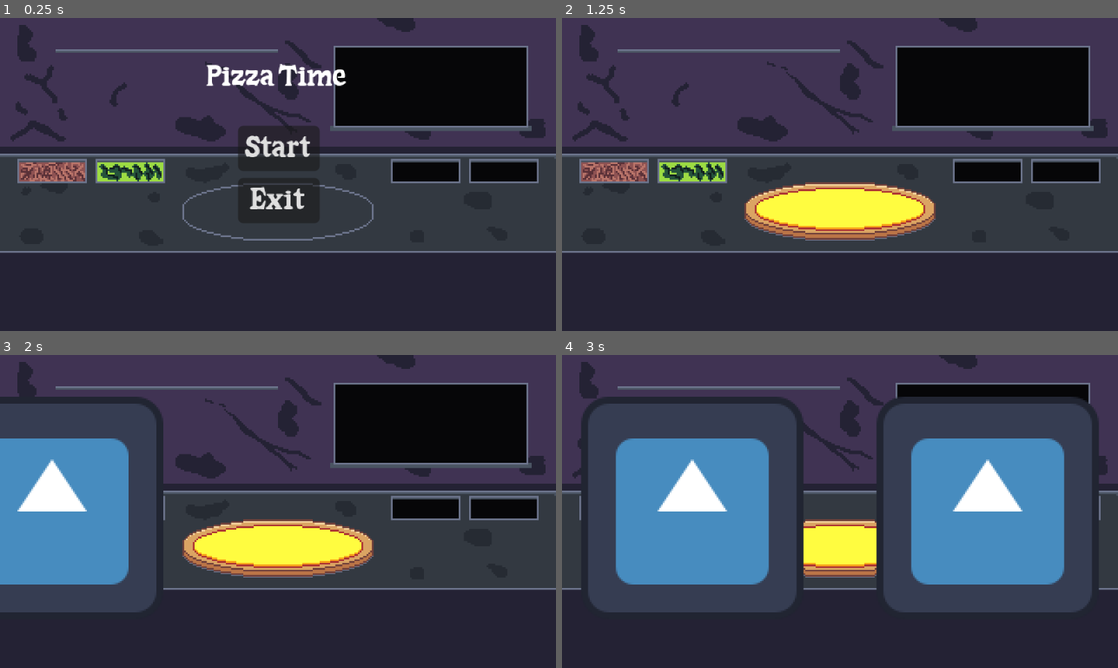
Above: before the commit, frames 1-4 (two rows, left to right).
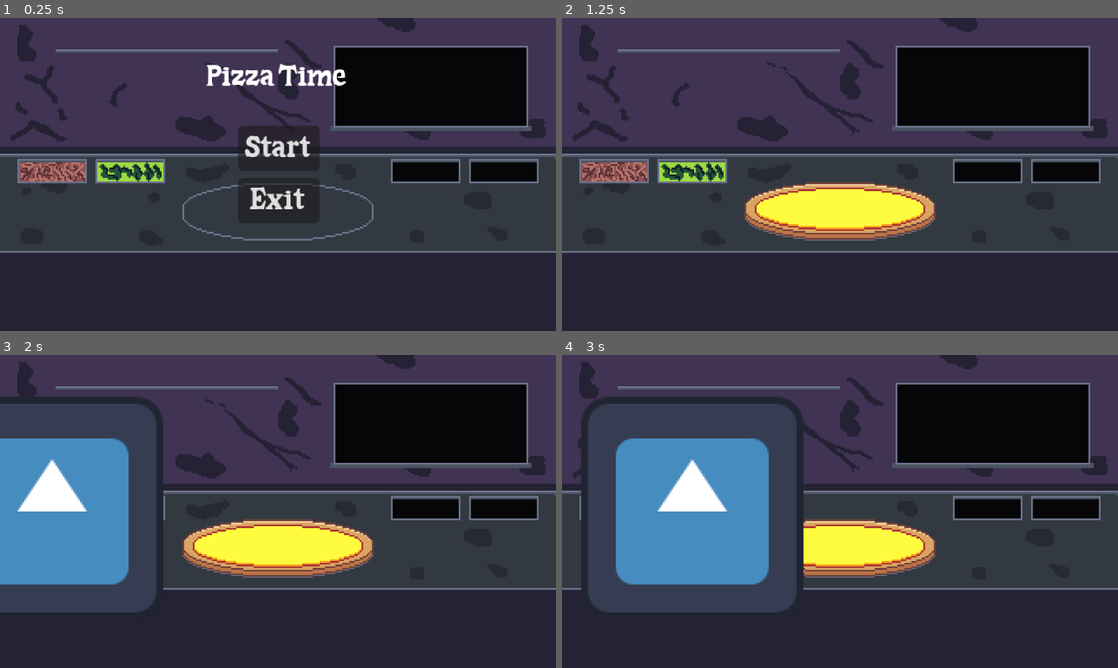
Above: after the commit, the same moments.

Repository: Icarus003/pizza_time
Game: Godot game, scene res://Scenes/main_menu.tscn
Two runs of this game, one before a commit and one after it. Both use one fixed random seed, a clock stepped at 60 frames per second and the inputs below. The engine's default icon, where the game draws it, is replaced by a stand-in: a white triangle on a blue panel in a dark square.
Inputs (mouse positions are in pixels of both pictures, inside the frame that each line leads up to):
- Up to frame 1 (0.25 s): no input
- Up to frame 2 (1.25 s): click "Start" at 0.5 s
- Up to frame 3 (2 s): tap Enter at 1.25 s; move the mouse to (50, 508) at 1.27 s; press the mouse at (50, 508) at 1.28 s
- Up to frame 4 (3 s): tap Space at 2 s; move the mouse to (689, 508) at 2.02 s; release the mouse at (689, 508) at 2.03 s; click (689, 508) at 2.1 s; tap Enter at 2.75 s; move the mouse to (990, 508) at 2.77 s; press the mouse at (990, 508) at 2.78 s

Frames 1-3 are identical in both runs. In frame 4, 23% of the frame differs, in the area x 56-97%, y 13-83%.
Error before the commit: Invalid assignment of property or key 'global_position' with value of type 'Vector2' on a base object of type 'null instance'. (res://Scripts/topping_bin.gd:7)
Error after the commit: Invalid assignment of property or key 'global_position' with value of type 'Vector2' on a base object of type 'null instance'. (res://Scripts/topping_bin.gd:8)

Commit message:
Added dropping stuff to topping_bin and added some more things to topping script

Diff:
--- a/Scripts/topping_bin.gd
+++ b/Scripts/topping_bin.gd
@@ -3,9 +3,13 @@
 @export var topping_type: Topping.Type
 @export var topping_scene: PackedScene
 func add_topping():
-	var topping = topping_scene.instantiate()
-	topping.global_position = get_global_mouse_position()
-	get_tree().current_scene.add_child.call_deferred(topping)
+	if Topping.is_holding_a_topping == false:
+		var topping = topping_scene.instantiate()
+		topping.global_position = get_global_mouse_position()
+		get_tree().current_scene.add_child.call_deferred(topping)
+		print("picked up topping")
+	else:
+		return
 
 func _on_input_event(_viewport: Node, event: InputEvent, _shape_idx: int):
 	if event.is_action_pressed("action"):
--- a/Scripts/toppings.gd
+++ b/Scripts/toppings.gd
@@ -8,10 +8,21 @@
 }
 
 var is_held = true
+static var is_holding_a_topping := false
+
+func _ready():
+	is_holding_a_topping = true
+
+func _exit_tree():
+	if is_held == true:
+		is_held = false
+		is_holding_a_topping = false
 
 func _unhandled_input(event: InputEvent):
 	if is_held == true and event.is_action_pressed("action"):
 		is_held = false
+		is_holding_a_topping = false
+		get_viewport().set_input_as_handled()
 
 func _process(_delta):
 	if is_held == true:
